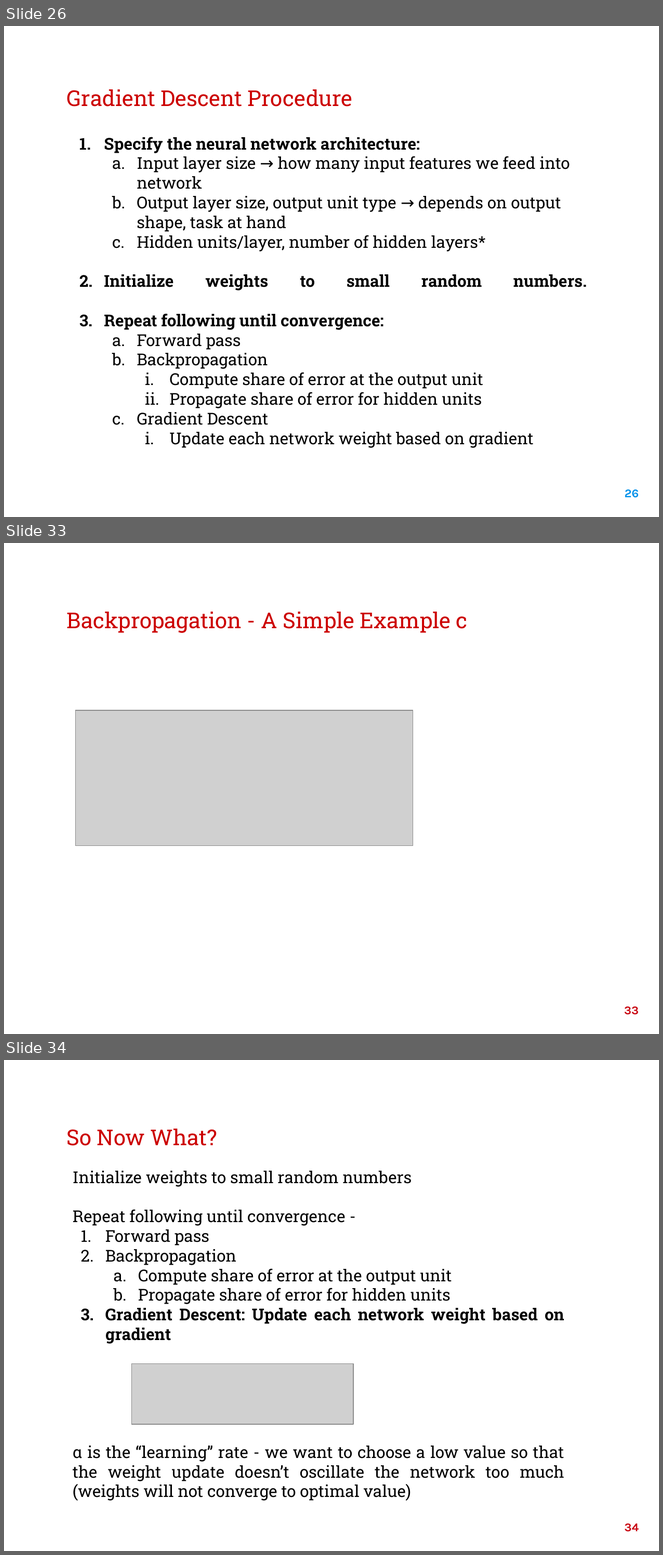
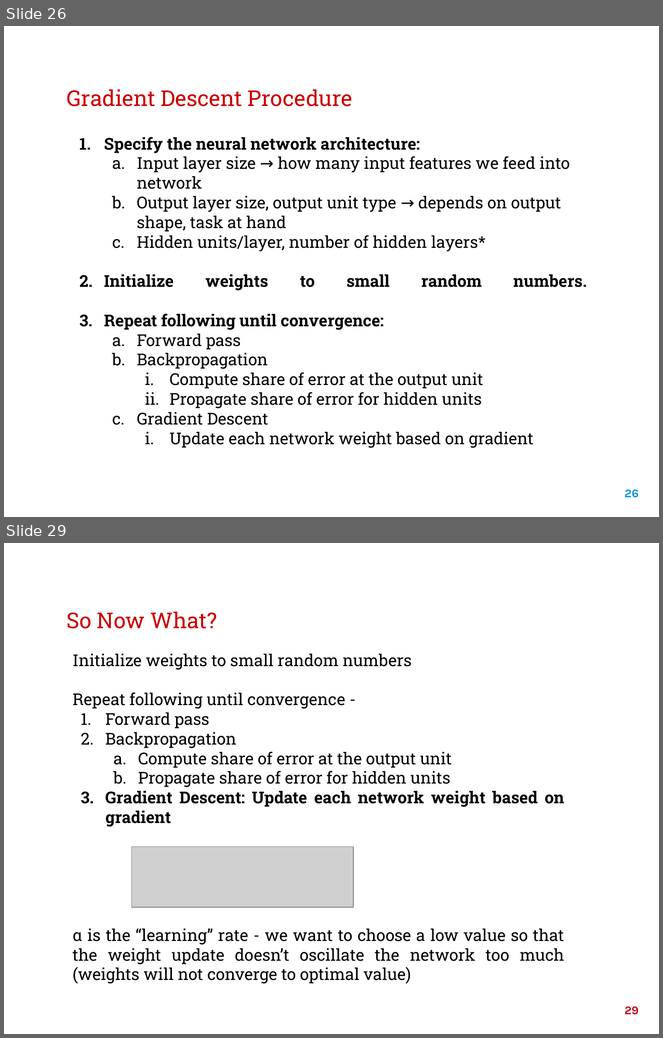
Before and after one commit to McGillAISociety/TechX, a slide deck: Lectures/Lecture7/Lecture 7_ Feedforward Neural Networks.pptx. Shown one above the other, each under a label of ours: slides 26, 33 and 34 before the commit, slides 26 and 29 after it; the slides between them are not shown. The pictures are 663x1555 and 663x1038 pixels, drawn with LibreOffice and Linux fonts; fonts in the diff are those of the drawing; grey boxes stand for pictures; background and template pictures are left out. Boxes give left, top, right and bottom in pixels: in the first picture for what was removed or moved away, otherwise in the second. Text is boxed around its words. In the diff, an @@ line names an element or a change of style, - is before the commit and + after.

```diff
--- a/Lectures/Lecture7/Lecture 7_ Feedforward Neural Networks.pptx
+++ b/Lectures/Lecture7/Lecture 7_ Feedforward Neural Networks.pptx
@@ slide 33 removed at [4, 543, 659, 1034], background picture (left out) @@
@@ title removed at [67, 612, 468, 633] @@
-Backpropagation - A Simple Example c
@@ picture removed at [75, 710, 413, 846] @@
@@ text removed at [68, 812, 533, 850] @@
-:
@@ page number removed at [624, 1007, 639, 1015] @@
-33
@@ what was slide 34 is now slide 29 @@
@@ page number at [625, 1007, 639, 1015]: text changed @@
-34
+29
```
Also in this commit, not shown: 3 slides changed, 5 other slides removed.
